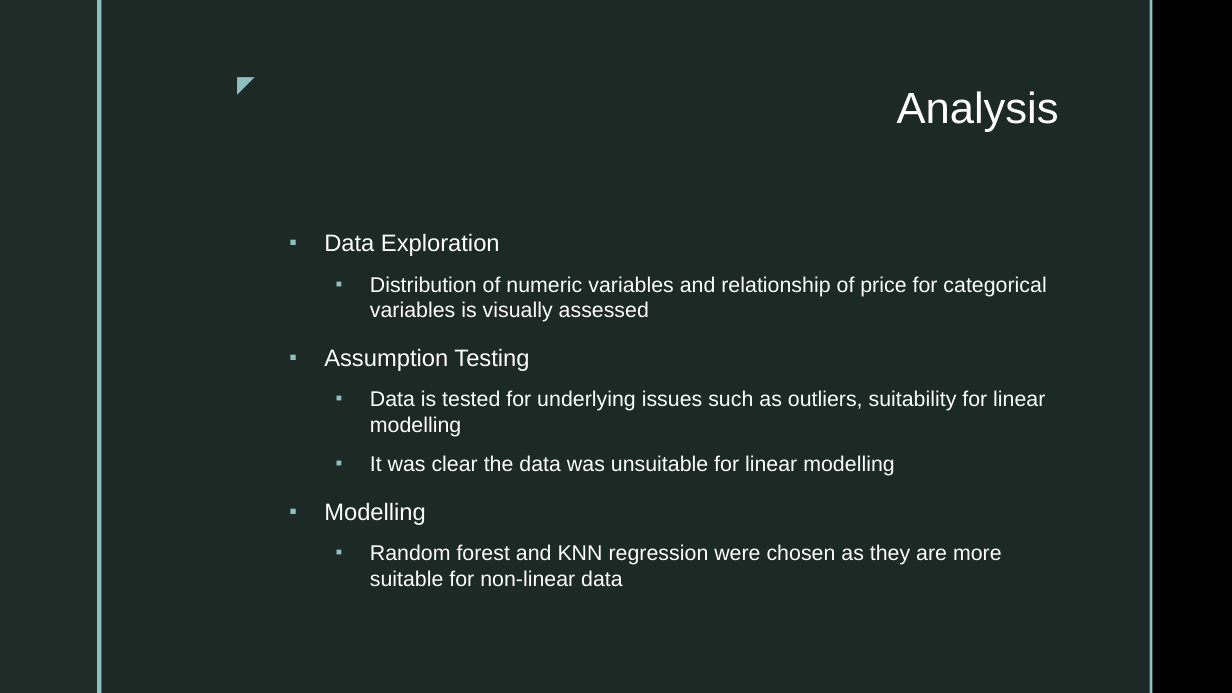
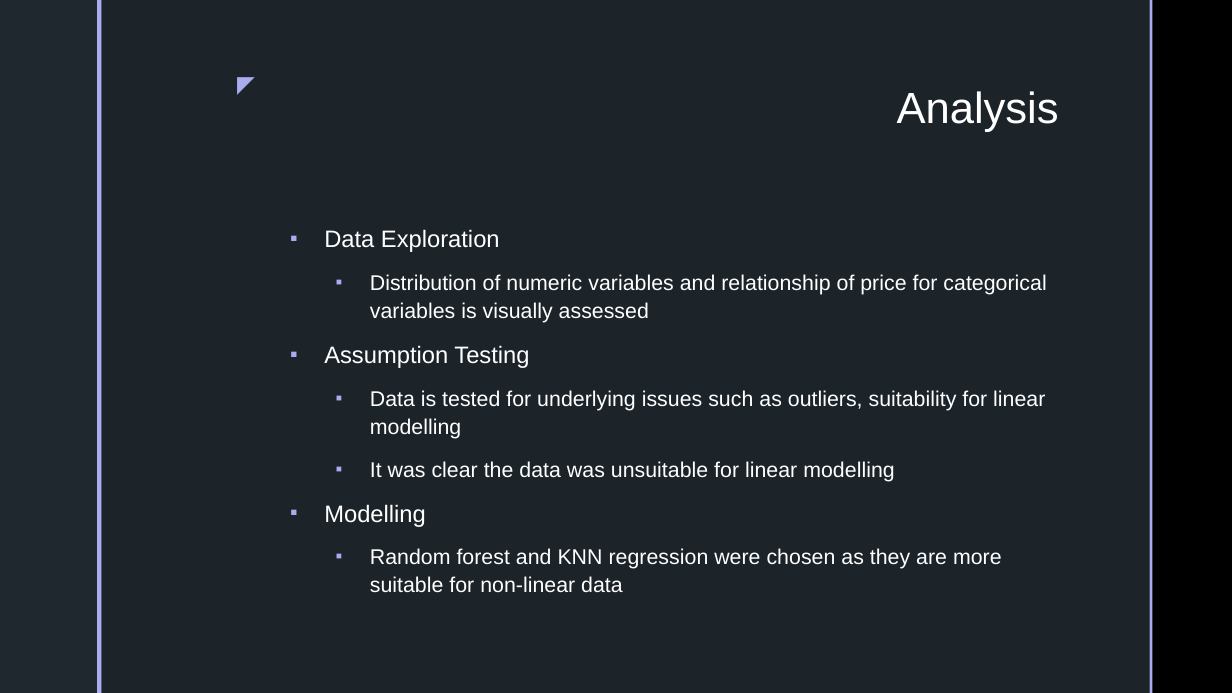
Before and after one commit to RobertRiddell/DataProject, a slide deck: slide 5 of doc/Predicting Melbourne Housing Prices.pptx. Drawn at 1232x693 pixels with LibreOffice and Linux fonts; fonts in the diff are those of the drawing; background and template pictures are left out. Boxes give left, top, right and bottom in pixels: in the first picture for what was removed or moved away, otherwise in the second. Text is boxed around its words. In the diff, an @@ line names an element or a change of style, - is before the commit and + after.

```diff
--- a/doc/Predicting Melbourne Housing Prices.pptx
+++ b/doc/Predicting Melbourne Housing Prices.pptx
@@ rectangle at (x1=0, y1=0, x2=97, y2=693): fill #1F2D29 to #1F282E @@
@@ rectangle at (x1=97, y1=0, x2=102, y2=693): fill #8EC0C1 to #A9ACEE @@
@@ rectangle at (x1=102, y1=0, x2=1150, y2=693): fill #1F2D29 at 92% opacity to #1F282E at 92% opacity @@
@@ rectangle at (x1=1150, y1=0, x2=1153, y2=693): fill #8EC0C1 to #A9ACEE @@
@@ text "◤" at (x1=222, y1=65, x2=263, y2=102): text colour #8EC0C1 to #A9ACEE @@
@@ text "Data Exploration" at (x1=324, y1=229, x2=1046, y2=592): indent changed; line spacing 1 to 1.1; less space between paragraphs; bullet colour #8EC0C1 to #A9ACEE @@
```
Also in this commit, not shown: 6 other slides changed, 11 other files.
